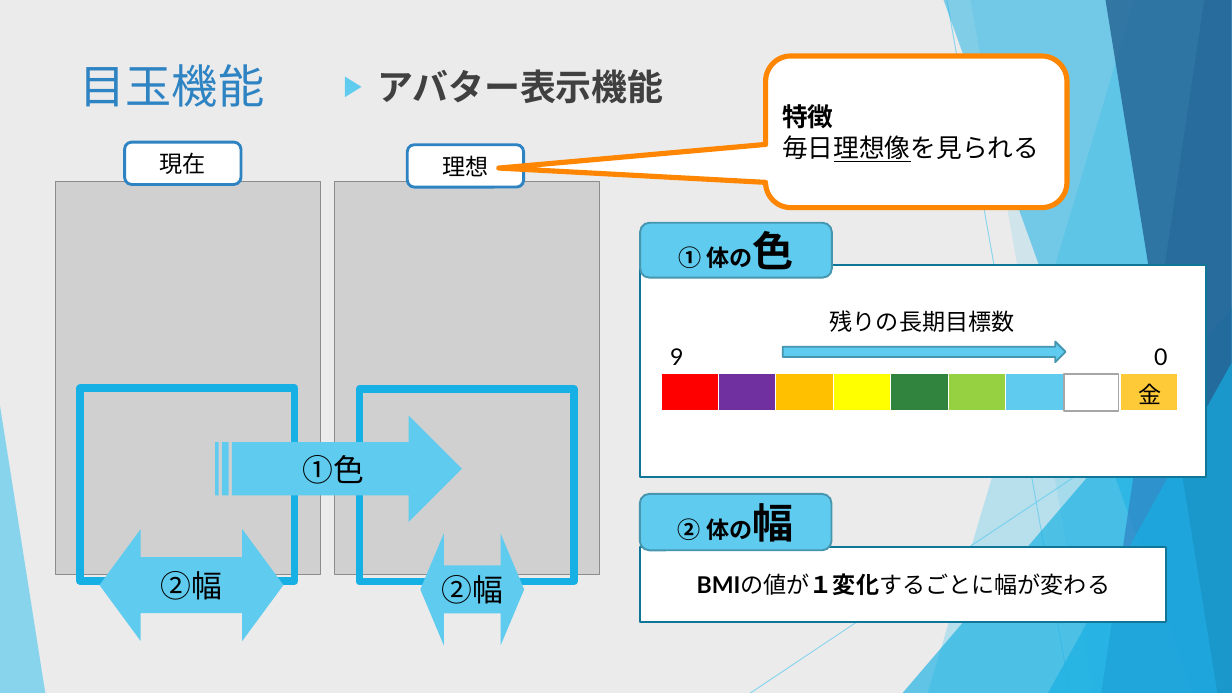
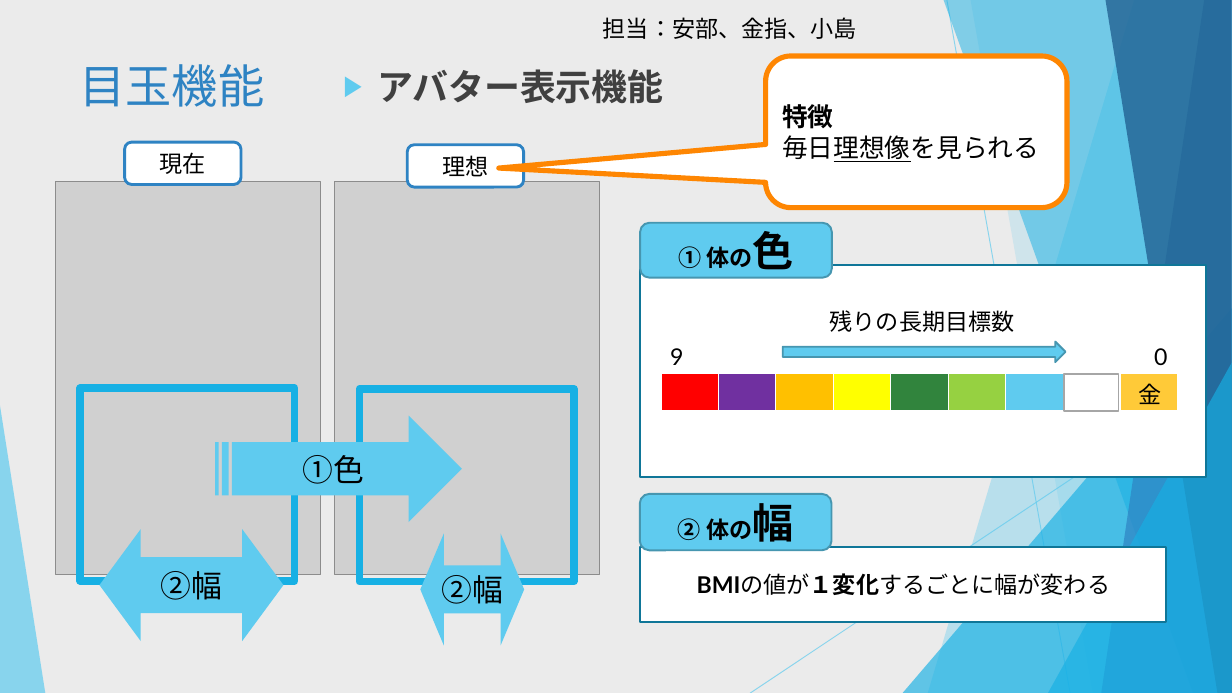
Before and after one commit to dojo2022/C-5, a slide deck: slide 17 of C5_配布資料/0630_C-5 _発表資料.pptx. Drawn at 1232x693 pixels with LibreOffice and Linux fonts; fonts in the diff are those of the drawing; grey boxes stand for pictures. Boxes give left, top, right and bottom in pixels: in the first picture for what was removed or moved away, otherwise in the second. Text is boxed around its words. In the diff, an @@ line names an element or a change of style, - is before the commit and + after.

```diff
--- a/C5_配布資料/0630_C-5 _発表資料.pptx
+++ b/C5_配布資料/0630_C-5 _発表資料.pptx
@@ text added at <box>603,17,857,39</box>, 18 pt, text #000000 @@
+担当：安部、金指、小島
```
Also in this commit, not shown: 8 other slides changed.
